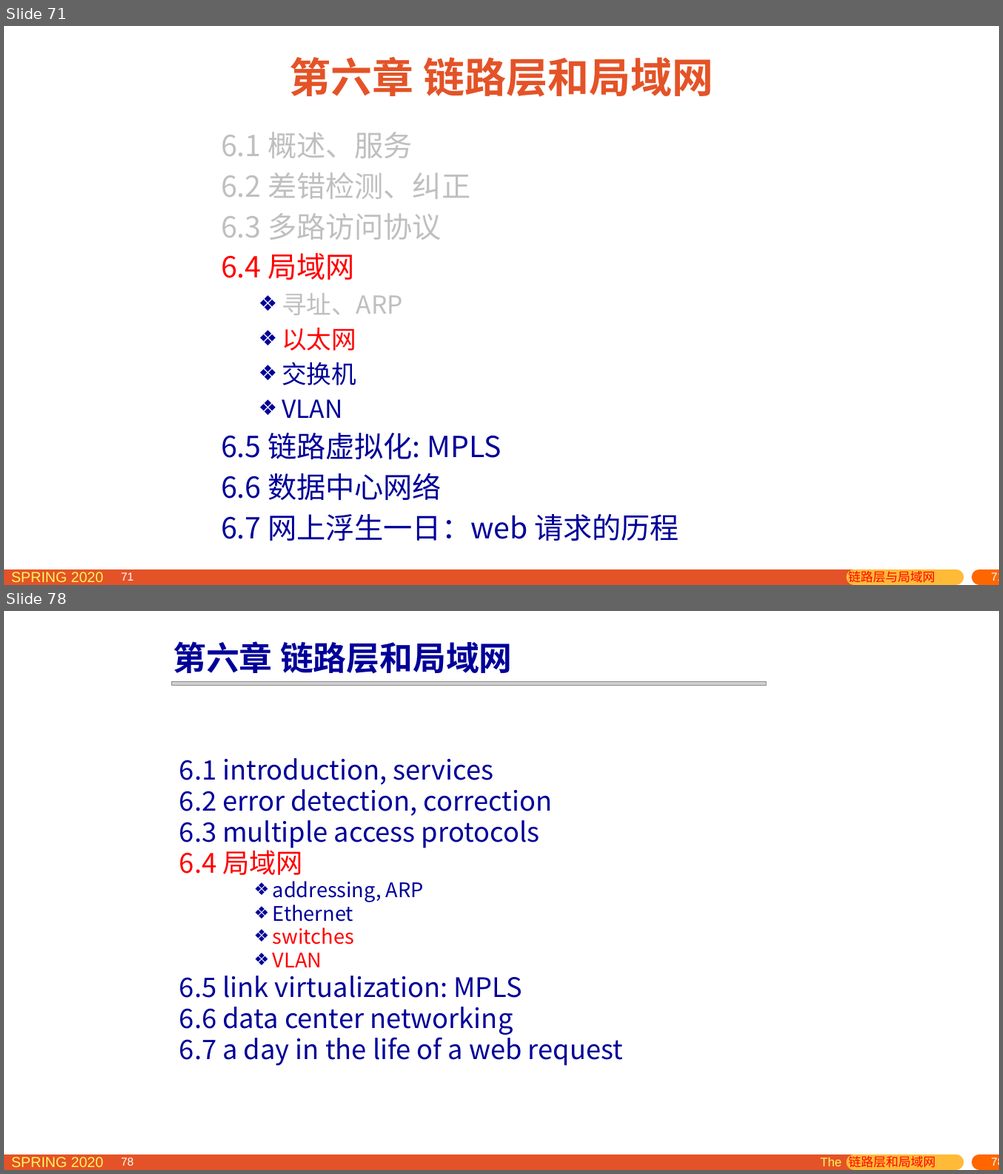
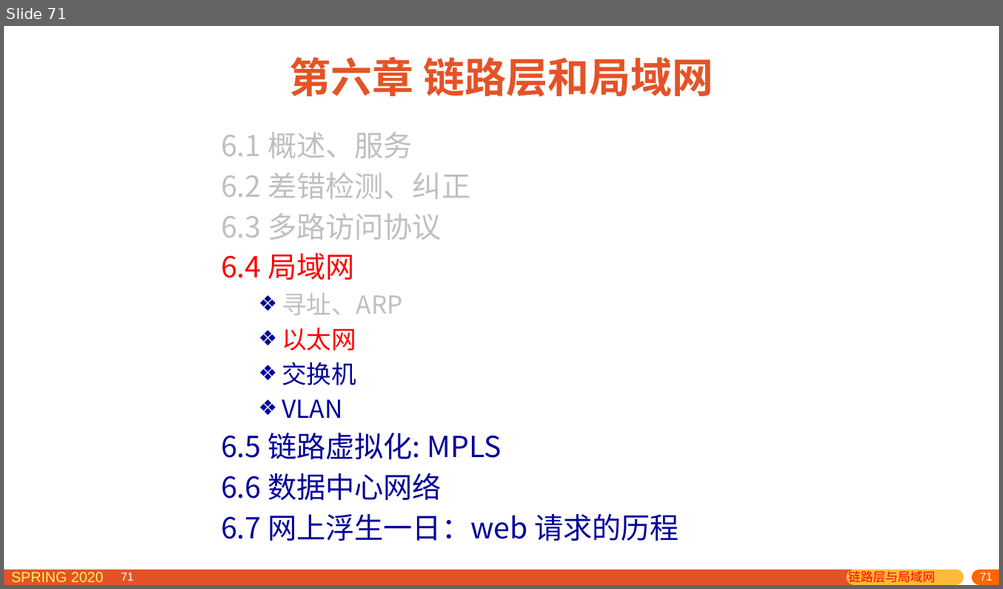
Before and after one commit to network-distributed/presentations, a slide deck: chapter6_cn.pptx. Shown one above the other, each under a label of ours: slides 71 and 78 before the commit, slide 71 after it; the slides between them are not shown. The pictures are 1003x1174 and 1003x589 pixels, drawn with LibreOffice and Linux fonts; fonts in the diff are those of the drawing; grey boxes stand for pictures. Boxes give left, top, right and bottom in pixels: in the first picture for what was removed or moved away, otherwise in the second. Text is boxed around its words. In the diff, an @@ line names an element or a change of style, - is before the commit and + after.

```diff
--- a/chapter6_cn.pptx
+++ b/chapter6_cn.pptx
@@ slide 78 removed at (x1=4, y1=611, x2=999, y2=1170), background #FFFFFF; not listed: 10 template elements that a slide beside it also shows @@
@@ text removed at (x1=173, y1=641, x2=512, y2=674) @@
-第六章 链路层和局域网
@@ picture removed at (x1=172, y1=681, x2=765, y2=685) @@
@@ text removed at (x1=179, y1=758, x2=623, y2=1066) @@
-6.1 introduction, services
-6.2 error detection, correction
-6.3 multiple access protocols
-6.4 局域网
-    ❖ addressing, ARP
-    ❖ Ethernet
-    ❖ switches
-    ❖ VLAN
-6.5 link virtualization: MPLS
-6.6 data center networking
-6.7 a day in the life of a web request
@@ text removed at (x1=820, y1=1155, x2=936, y2=1170) @@
-The 链路层和局域网
@@ slide 71 changed as well @@
@@ page number rewrapped from (x1=818, y1=572, x2=999, y2=585) to (x1=807, y1=572, x2=999, y2=585) @@
```
Also in this commit, not shown: 110 other slides changed, 6 slides added, 6 other slides removed, 1 other file.
